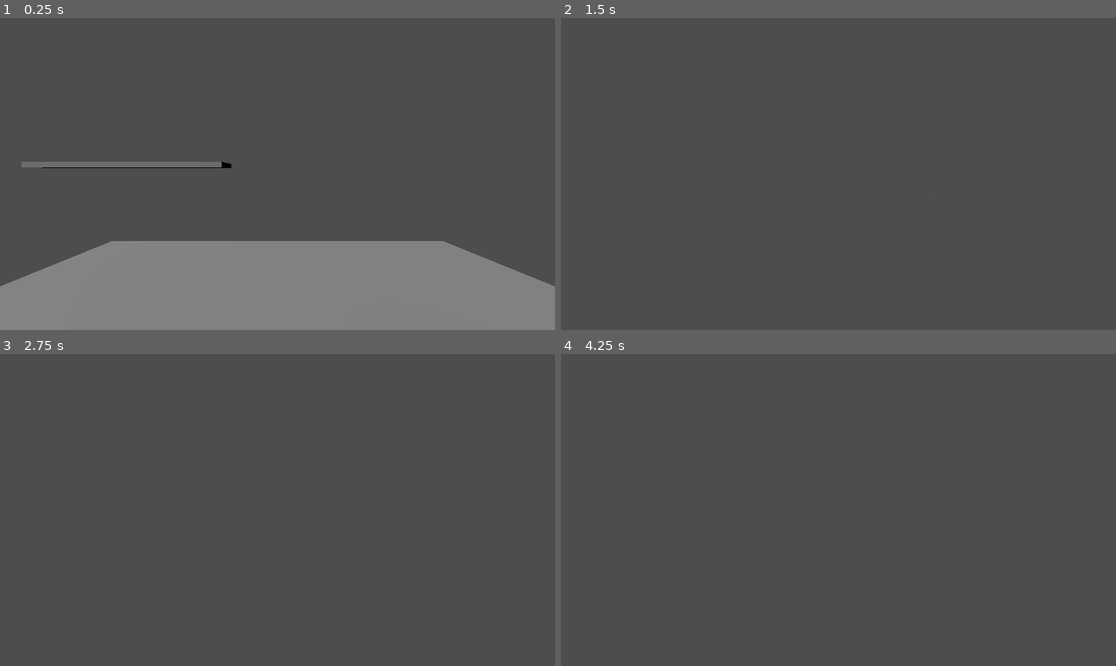
Above: before the commit, frames 1-4 (two rows, left to right).
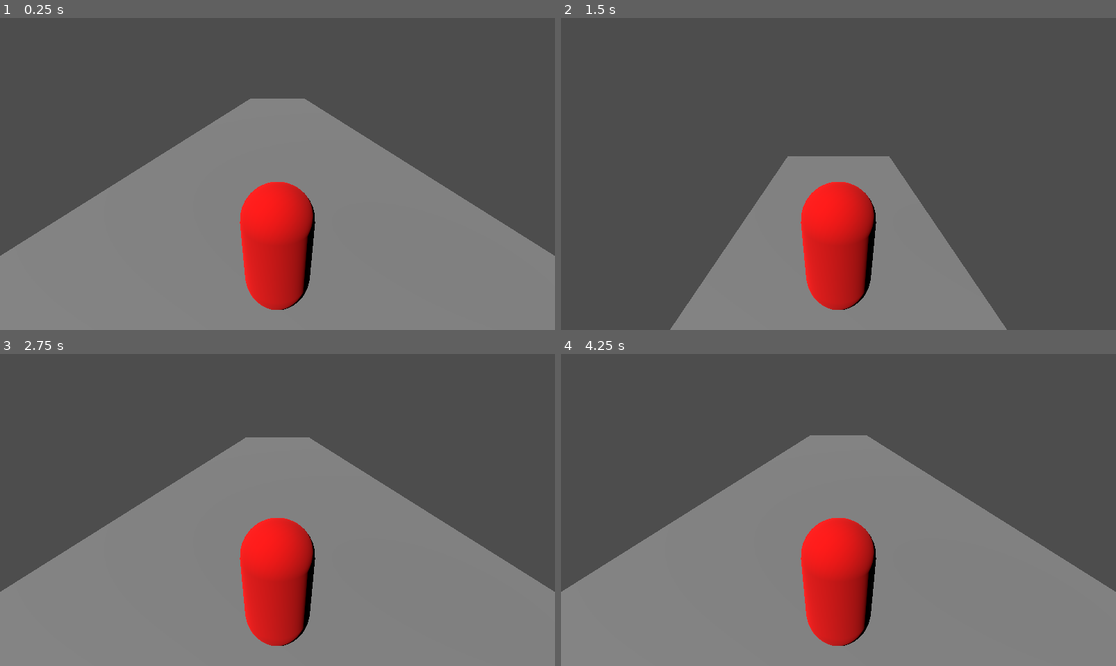
Above: after the commit, the same moments.

Repository: y2kpartytime/EndlessRunner
Game: Godot game, scene res://3DPlayerScene.tscn
The game is run twice, just before and just after one commit, with the same random seed, the same clock (stepped at 60 frames per second) and the same inputs.
Inputs (mouse positions are in pixels of both pictures, inside the frame that each line leads up to):
- Up to frame 1 (0.25 s): no input
- Up to frame 2 (1.5 s): move the mouse to (866, 174) at 0.52 s; hold Shift 0.53-1.28 s; hold W (Forward) from 0.53 s (still down); tap Space (ui_select) at 0.77 s; move the mouse to (810, 174) at 1.27 s; tap Shift at 1.35 s
- Up to frame 3 (2.75 s): keep holding W (Forward); tap Space (ui_select) at 1.52 s; move the mouse to (288, 503) at 2.02 s; hold Shift from 2.03 s (still down)
- Up to frame 4 (4.25 s): keep holding W (Forward); move the mouse to (832, 516) at 2.77 s; release Shift at 2.78 s; tap Shift at 2.85 s; tap Space (ui_select) at 3.02, 3.77 s; move the mouse to (877, 513) at 3.52 s; hold Shift from 3.53 s (still down)

The runs differ from the first frame. In frame 1, 28% of the frame differs, in the area x 0-100%, y 25-94%; in frame 2, 22%; in frame 3, 51%; in frame 4, 51%, in the area x 0-100%, y 26-100%.

Commit message:
outrun fix
fixed player outrunning platform

Diff:
--- a/new-3d-shooter-project/3DPlayerScene.tscn
+++ b/new-3d-shooter-project/3DPlayerScene.tscn
@@ -21,6 +21,7 @@
 [node name="Player" type="CharacterBody3D" parent="."]
 transform = Transform3D(-1, 0, -8.74228e-08, 0, 1, 0, 8.74228e-08, 0, -1, 0, 0, 0)
 script = ExtResource("1_hlea6")
+jump_force = 15.0
 
 [node name="CollisionShape3D" type="CollisionShape3D" parent="Player"]
 shape = SubResource("CapsuleShape3D_1mmh3")
@@ -29,10 +30,11 @@
 mesh = SubResource("CapsuleMesh_jmexq")
 
 [node name="Camera3D" type="Camera3D" parent="Player"]
-transform = Transform3D(1, 0, 0, 0, 1, 0, 0, 0, 1, 0, 1, 0)
+transform = Transform3D(1, 3.61592e-08, 7.82848e-09, -3.61592e-08, 0.910453, 0.413613, 7.82846e-09, -0.413613, 0.910453, -2.38419e-07, 2.18397, 2.24878)
 
 [node name="Ground" type="StaticBody3D" parent="."]
-transform = Transform3D(9.87612, 0, 0, 0, 1, 0, 0, 0, 12.072, 0, -1.54165, 0)
+transform = Transform3D(9.87612, 0, 0, 0, 1, 0, 0, 0, 12.072, 0, -1.54165, -17.6939)
+visible = false
 
 [node name="CollisionShape3D" type="CollisionShape3D" parent="Ground"]
 shape = SubResource("BoxShape3D_1mmh3")
@@ -40,10 +42,11 @@
 [node name="MeshInstance3D" type="MeshInstance3D" parent="Ground/CollisionShape3D"]
 mesh = SubResource("BoxMesh_hlea6")
 
-[node name="PlatformSpawner" type="Node3D" parent="."]
-transform = Transform3D(1, 0, 0, 0, 1, 0, 0, 0, 1, 12.1957, 1.70332, 0)
+[node name="DirectionalLight3D" type="DirectionalLight3D" parent="."]
+transform = Transform3D(0.731687, 0.516876, 0.44438, 0, -0.651926, 0.758282, 0.681641, -0.554825, -0.477006, 41.7567, 5.16118, -6.72447)
+
+[node name="PlatformSpawner" type="Node3D" parent="." node_paths=PackedStringArray("player")]
 script = ExtResource("2_jmexq")
 platform_scene = ExtResource("3_6lr1v")
-
-[node name="DirectionalLight3D" type="DirectionalLight3D" parent="."]
-transform = Transform3D(0.731687, 0.516876, 0.44438, 0, -0.651926, 0.758282, 0.681641, -0.554825, -0.477006, 41.7567, 5.16118, -6.72447)
+platform_speed = 20.0
+player = NodePath("../Player")
--- a/new-3d-shooter-project/Platform1.tscn
+++ b/new-3d-shooter-project/Platform1.tscn
@@ -5,9 +5,9 @@
 [sub_resource type="BoxMesh" id="BoxMesh_23i6h"]
 
 [node name="StaticBody3D" type="StaticBody3D"]
-transform = Transform3D(15.6507, 0, 0, 0, 0.424306, 0, 0, 0, 3.18887, 0, 0, 0)
 
 [node name="CollisionShape3D" type="CollisionShape3D" parent="."]
+transform = Transform3D(11.1392, 0, 0, 0, 1, 0, 0, 0, 58.6234, 0, 0, 0)
 shape = SubResource("BoxShape3D_iwg0i")
 
 [node name="MeshInstance3D" type="MeshInstance3D" parent="CollisionShape3D"]
--- a/new-3d-shooter-project/PlatformSpawnerScript.gd
+++ b/new-3d-shooter-project/PlatformSpawnerScript.gd
@@ -3,6 +3,7 @@
 @export var platform_scene: PackedScene
 @export var spawn_distance: float = 20.0
 @export var platform_speed: float = 10.0
+@export var player: CharacterBody3D
 
 func _ready() -> void:
 	spawn_platform()
@@ -10,11 +11,11 @@
 func spawn_platform() -> void:
 	var platform = platform_scene.instantiate()
 	add_child(platform)
-	platform.position.z = spawn_distance
+	platform.position.z = player.position.z + spawn_distance
 
 func _process(delta: float) -> void:
 	for platform in get_children():
 		platform.position.z -= platform_speed * delta
-		if platform.position.z < -10:
+		if platform.position.z < player.position.z - 20:
 			platform.queue_free()
 			spawn_platform()
--- a/new-3d-shooter-project/PlayerScript.gd
+++ b/new-3d-shooter-project/PlayerScript.gd
@@ -27,8 +27,8 @@
 	pass
 
 func _physics_process(delta: float) -> void:
-	rotate(Vector3.DOWN, deg_to_rad(relative.x * deg_to_rad(rot_speed) * delta))
-	rotate(transform.basis.x,deg_to_rad(- relative.y * deg_to_rad(rot_speed) * delta))
+	# rotate(Vector3.DOWN, deg_to_rad(relative.x * deg_to_rad(rot_speed*2) * delta)) #left/right rotation
+	# rotate(transform.basis.x,deg_to_rad(- relative.y * deg_to_rad(rot_speed*2) * delta)) #Up/Down rotation
 	relative = Vector2.ZERO
 	velocity.y += gravity * delta
 
@@ -53,7 +53,7 @@
 
 	move_and_slide()
 
-	# velocity.z = speed //Turns into endless runner game//
+	velocity.z = speed #//Turns into endless runner game//
 
 
 	if is_on_floor() and Input.is_action_just_pressed("ui_select"):
